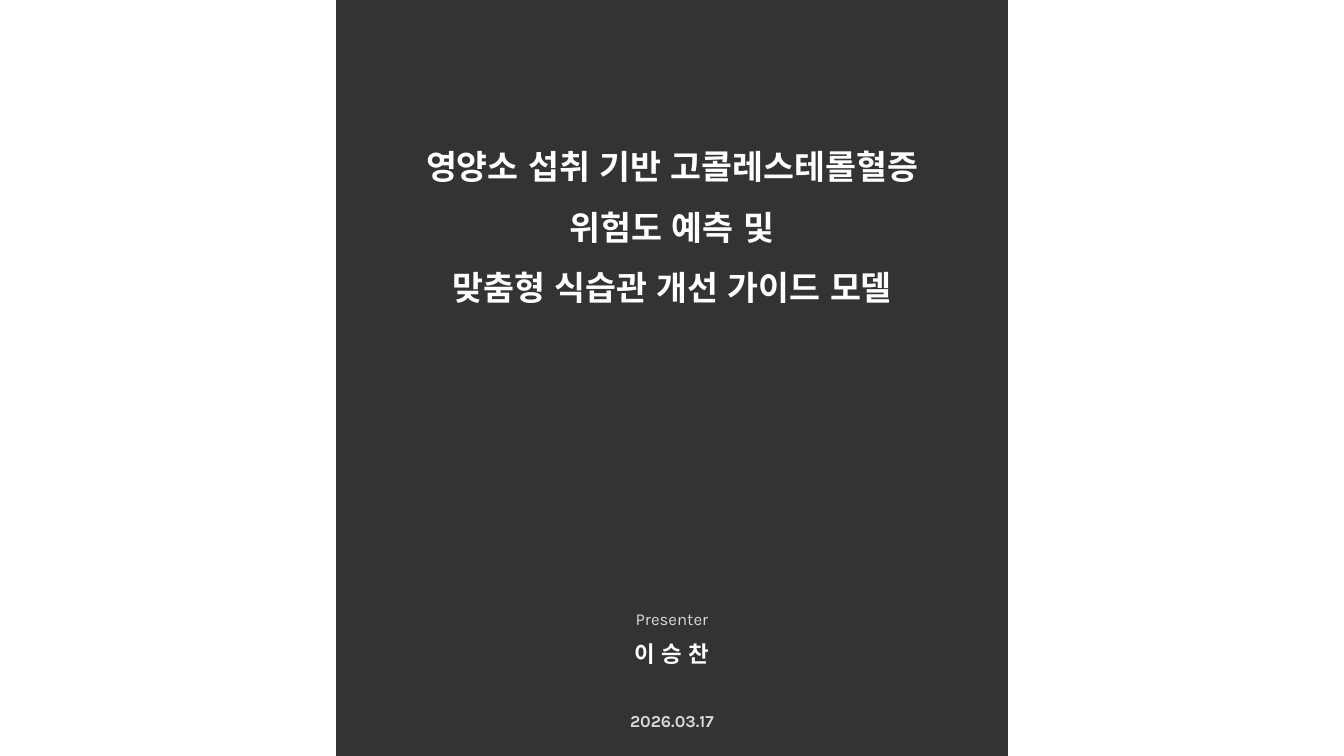
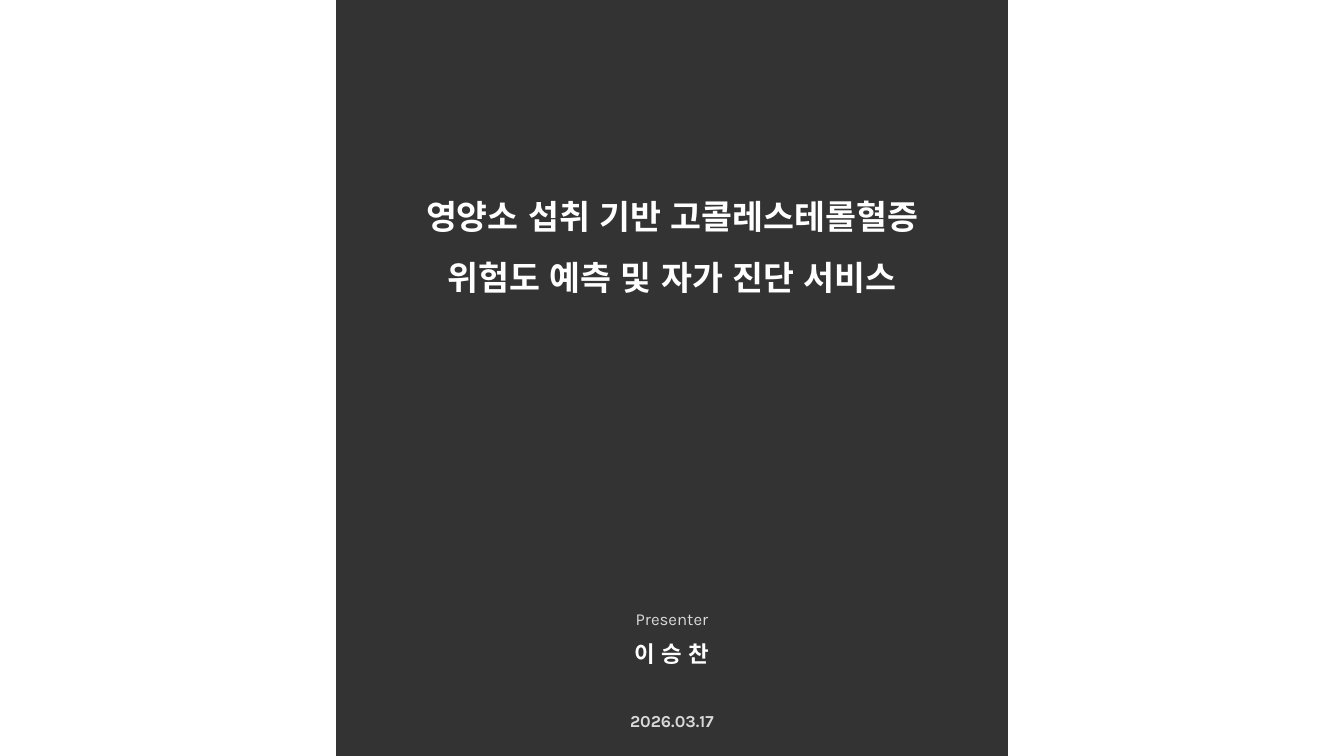
Before and after one commit to dc-inside/LeeSeungChan, a slide deck: slide 1 of 1차 프로젝트/기획/기획서.pptx. Drawn at 1344x756 pixels with LibreOffice and Linux fonts; fonts in the diff are those of the drawing. Boxes give left, top, right and bottom in pixels: in the first picture for what was removed or moved away, otherwise in the second. Text is boxed around its words. In the diff, an @@ line names an element or a change of style, - is before the commit and + after.

```diff
--- a/1차 프로젝트/기획/기획서.pptx
+++ b/1차 프로젝트/기획/기획서.pptx
@@ title at [426,200,918,293]: text changed @@
-영양소 섭취 기반 고콜레스테롤혈증 위험도 예측 및
-맞춤형 식습관 개선 가이드 모델
+영양소 섭취 기반 고콜레스테롤혈증 위험도 예측 및 자가 진단 서비스
```
Also in this commit, not shown: 2 other slides changed, 4 slides removed, 1 other file.
